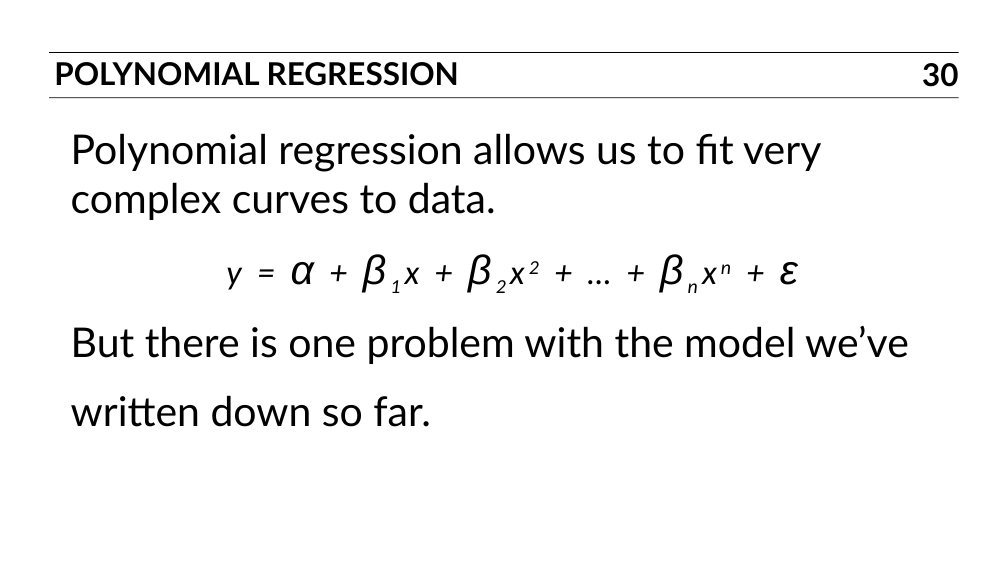
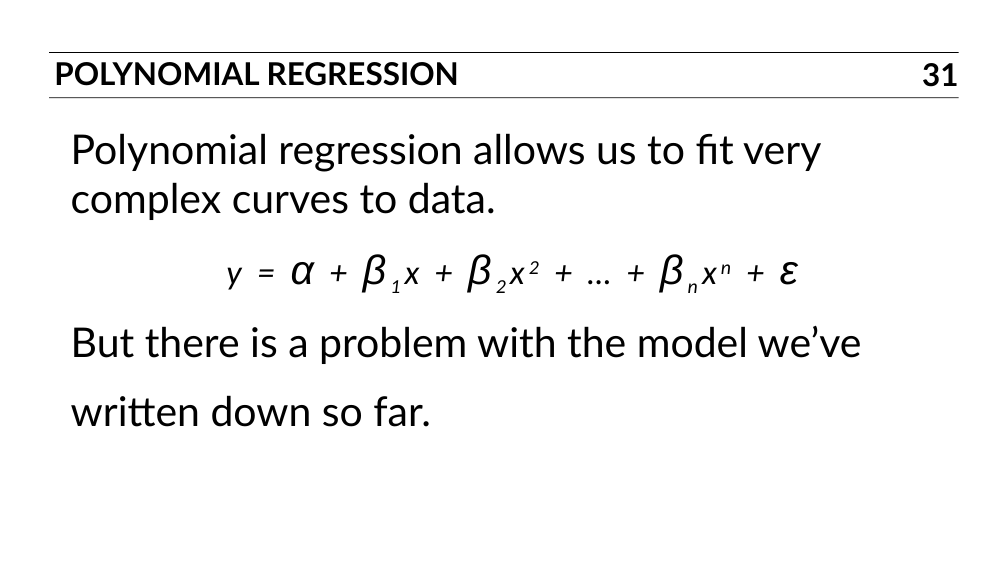
Before and after one commit to ajschumacher/gadsdc, a slide deck: slide 31 of 07-linear/slides.pptx (slide 30 before the commit). Drawn at 1008x566 pixels with LibreOffice and Linux fonts; fonts in the diff are those of the drawing. Boxes give left, top, right and bottom in pixels: in the first picture for what was removed or moved away, otherwise in the second. Text is boxed around its words. In the diff, an @@ line names an element or a change of style, - is before the commit and + after.

```diff
--- a/07-linear/slides.pptx
+++ b/07-linear/slides.pptx
@@ page number at box(922, 63, 958, 87): text changed @@
-30
+31
@@ text at box(71, 325, 862, 427): text changed @@
-But there is one problem with the model we’ve written down so far.
+But there is a problem with the model we’ve written down so far.
```
Also in this commit, not shown: 9 other slides changed, 30 slides removed, 2 other files.
